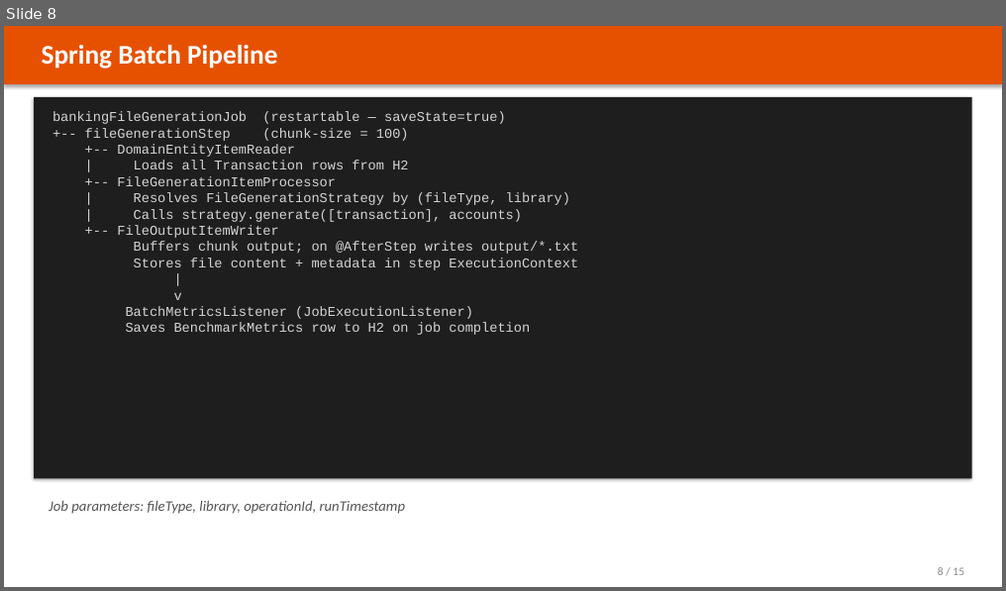
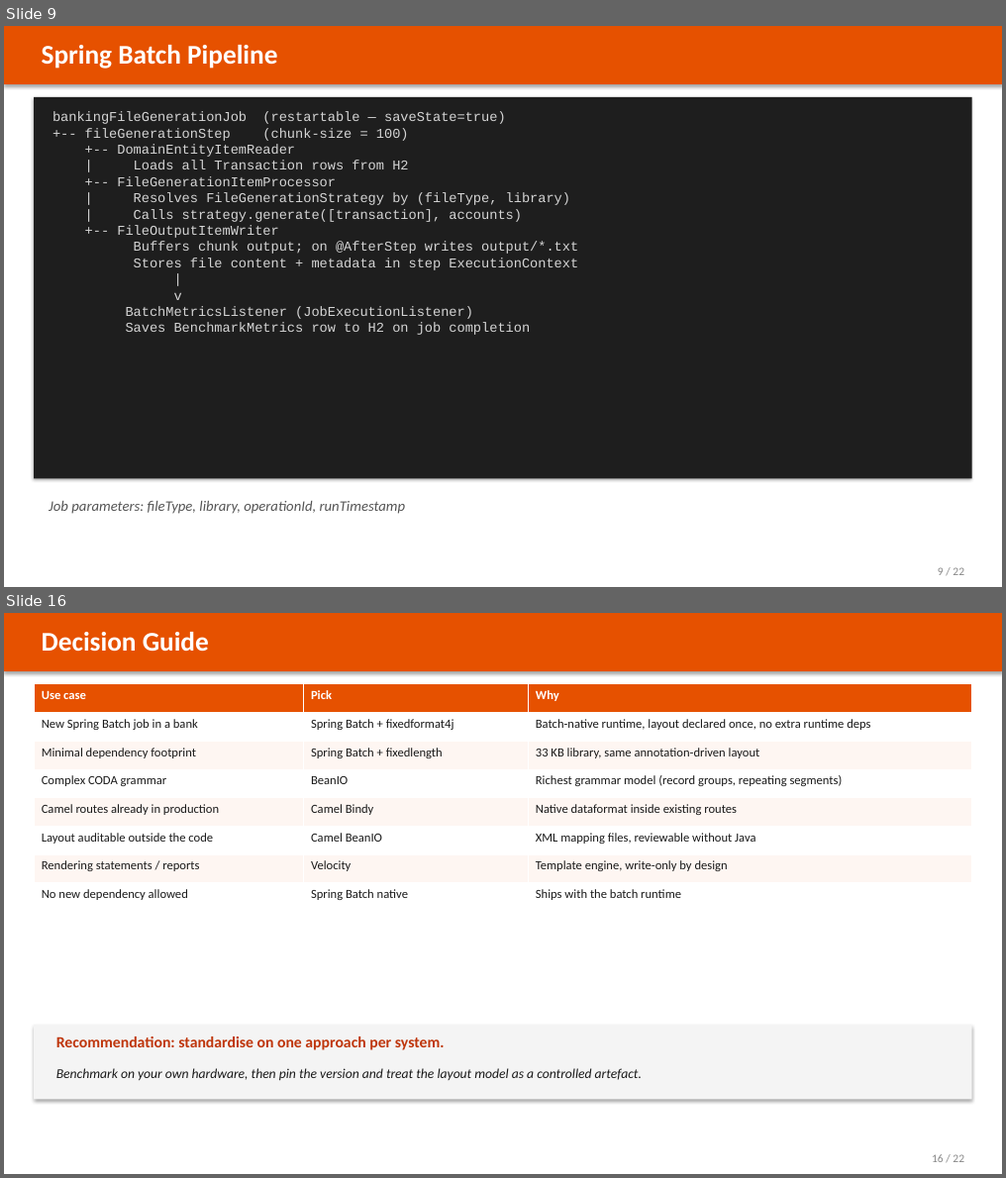
Before and after one commit to wallaceespindola/fixed-length-converters, a slide deck: docs/slides/banking-parser-platform.pptx. Shown one above the other, each under a label of ours: slide 8 before the commit, slides 9 and 16 after it; the slides between them are not shown. The pictures are 1006x591 and 1006x1178 pixels, drawn with LibreOffice and Linux fonts; fonts in the diff are those of the drawing. Boxes give left, top, right and bottom in pixels: in the first picture for what was removed or moved away, otherwise in the second. Text is boxed around its words. In the diff, an @@ line names an element or a change of style, - is before the commit and + after.

Commit message:
docs: ground the formatter comparison in verified data
The comparison tables rated libraries on adjectives alone — no versions, no
release dates, no maintenance signal, and nothing a bank could use to judge
operational risk.

Replace them with facts gathered on 2026-07-27 from Maven Central metadata,
the GitHub REST API and deps.dev: pinned vs latest version, release dates,
repository activity, stars, governance model, dependent packages, license,
jar size and transitive cost (camel-bindy drags in icu4j at 14 MB), plus the
CVE-2020-13936 caveat for Velocity templates. Maven Central publishes no
download counts, so dependents and release cadence stand in for adoption and
the docs say so rather than quoting an invented number.

Add measured throughput for all nine approaches: a 36-benchmark JMH run and
end-to-end batch-pipeline records/second. fixedformat4j leads CODA; the two
annotation-derived Spring Batch hybrids match native Spring Batch, confirming
the reflection cost is construction-time only.

Deck grows from 15 to 22 slides (annotation-derived layouts, library health,
adoption, supply chain, bank suitability, both performance views). README and
CLAUDE.md updated; PPTX regenerated from tools/python/generate_pptx.py.

```diff
--- a/docs/slides/banking-parser-platform.pptx
+++ b/docs/slides/banking-parser-platform.pptx
@@ slide 16 added at (x1=4, y1=613, x2=1002, y2=1174), background #FFFFFF @@
@@ rectangle added at (x1=4, y1=613, x2=1002, y2=671), fill #E65100 @@
@@ text added at (x1=42, y1=632, x2=209, y2=652), 26 pt, text #FFFFFF, bold @@
+Decision Guide
@@ table added at (x1=34, y1=684, x2=972, y2=912), 8 rows, 3 columns @@
+Use case | Pick | Why
+New Spring Batch job in a bank | Spring Batch + fixedformat4j | Batch-native runtime, layout declared once, no extra runtime deps
+Minimal dependency footprint | Spring Batch + fixedlength | 33 KB library, same annotation-driven layout
+Complex CODA grammar | BeanIO | Richest grammar model (record groups, repeating segments)
+Camel routes already in production | Camel Bindy | Native dataformat inside existing routes
+Layout auditable outside the code | Camel BeanIO | XML mapping files, reviewable without Java
+Rendering statements / reports | Velocity | Template engine, write-only by design
+No new dependency allowed | Spring Batch native | Ships with the batch runtime
@@ rectangle added at (x1=34, y1=1025, x2=972, y2=1100), fill #F4F4F4 @@
@@ text added at (x1=56, y1=1037, x2=445, y2=1051), 15 pt, text #BF360C, bold @@
+Recommendation: standardise on one approach per system.
@@ text added at (x1=56, y1=1068, x2=642, y2=1081), 13 pt, text #1A1A1A, italic @@
+Benchmark on your own hardware, then pin the version and treat the layout model as a controlled artefact.
@@ text added at (x1=932, y1=1155, x2=964, y2=1162), 11 pt, text #888888 @@
+16 / 22
@@ what was slide 8 is now slide 9 @@
@@ slide 9 changed as well @@
@@ text at (x1=938, y1=568, x2=964, y2=575): text changed @@
-8 / 15
+9 / 22
```
Also in this commit, not shown: 13 other slides changed, 7 other slides added, 1 slide removed, 7 other files.
